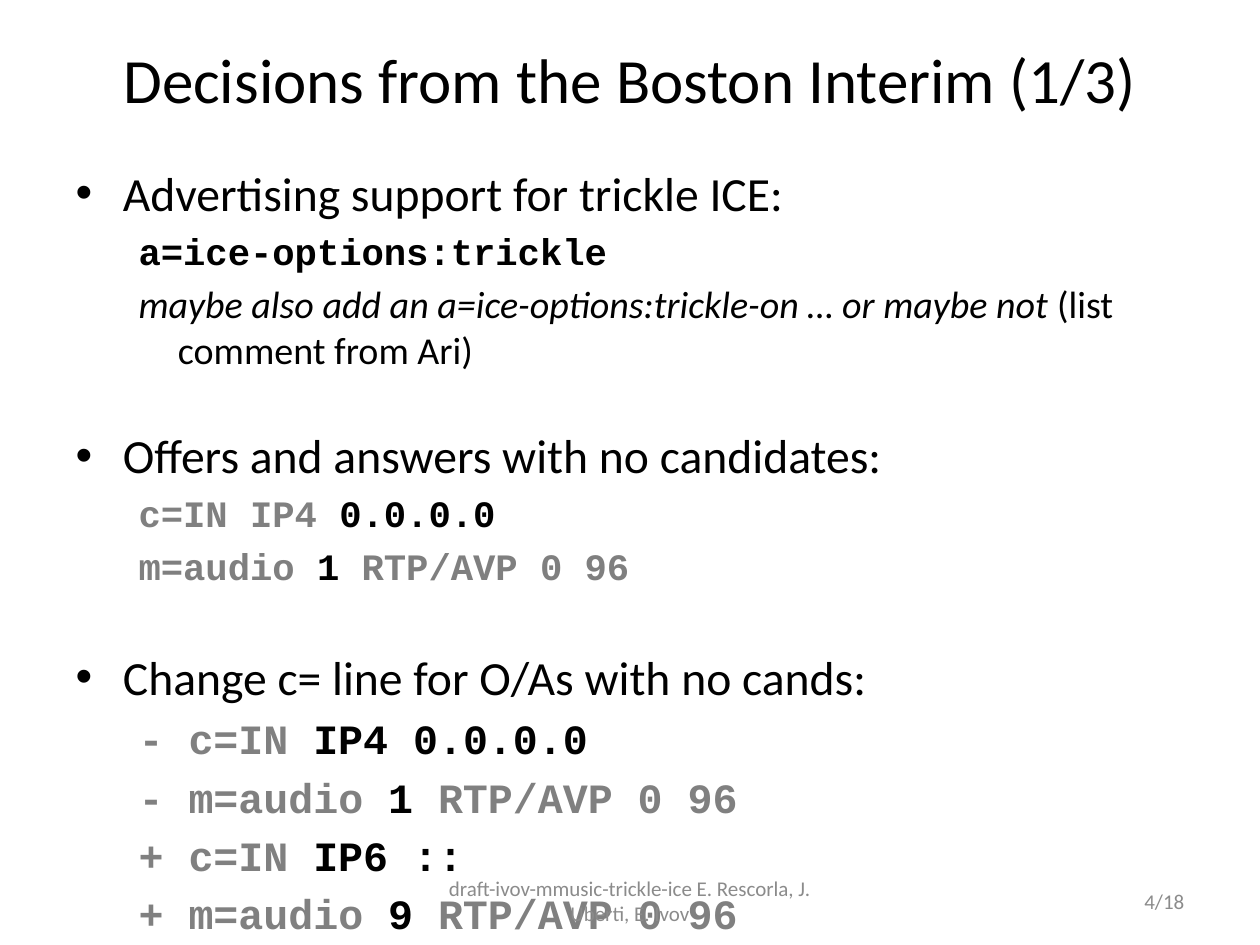
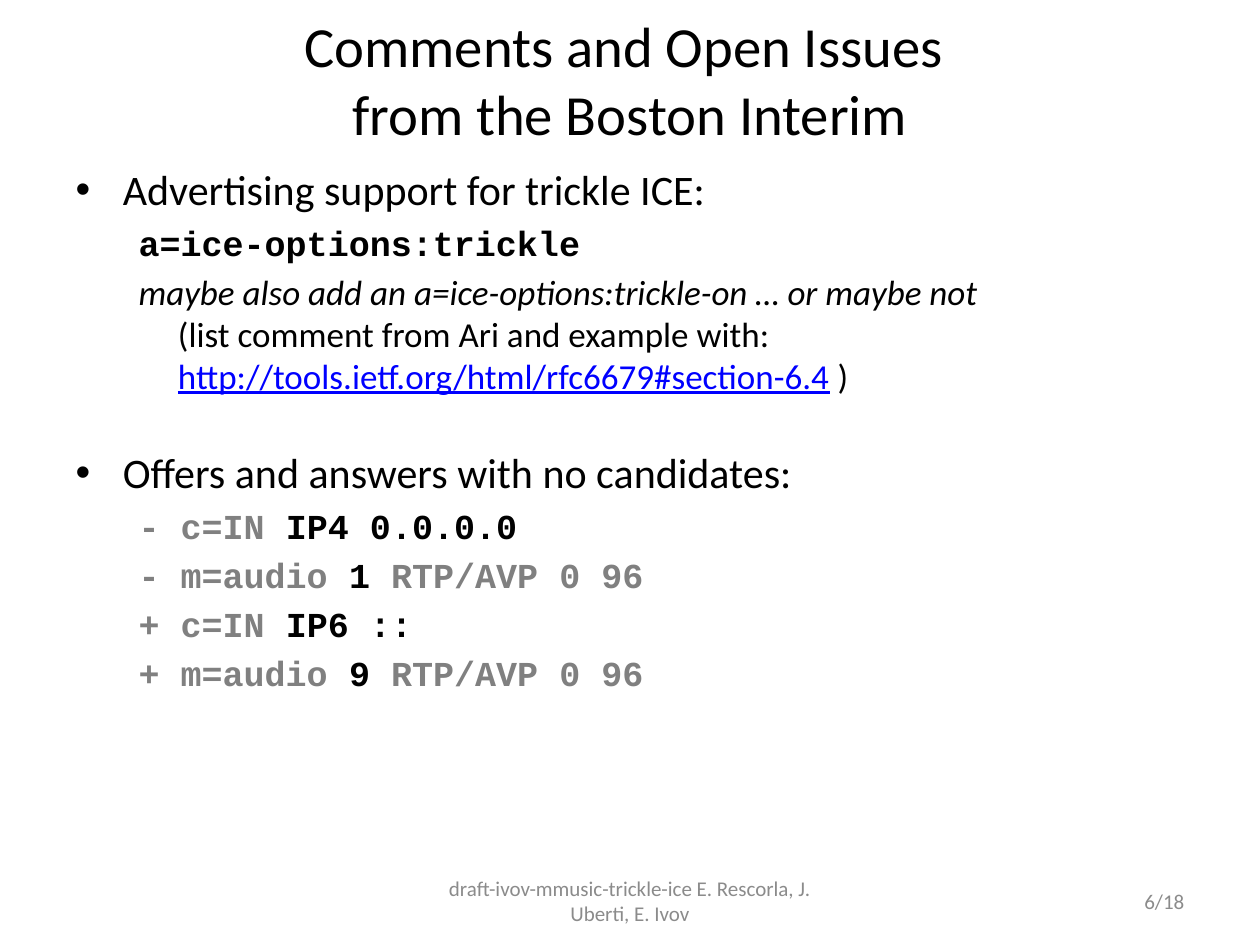
Before and after one commit to emcho/trickle-ice, a slide deck: slide 6 of slides/trickle-ice-iet86-orlando.pptx (slide 4 before the commit). Drawn at 1260x945 pixels with LibreOffice and Linux fonts; fonts in the diff are those of the drawing. Boxes give left, top, right and bottom in pixels: in the first picture for what was removed or moved away, otherwise in the second. Text is boxed around its words. In the diff, an @@ line names an element or a change of style, - is before the commit and + after.

```diff
--- a/slides/trickle-ice-iet86-orlando.pptx
+++ b/slides/trickle-ice-iet86-orlando.pptx
@@ title at (x1=304, y1=27, x2=943, y2=136): text changed; size 36 to 32.4 pt @@
-Decisions from the Boston Interim (1/3)
+Comments and Open Issues
+from the Boston Interim
@@ text at (x1=123, y1=175, x2=791, y2=687): size 27.2 to 24 pt in "Advertising support for trickle ICE:", "Offers and answers with no candidates:"; size 21.2 to 20 pt in "a=ice-options:trickle"; size 23.8 to 20 pt in "- c=IN IP4 0.0.0.0", "- m=audio 1 RTP/AVP 0 96", "+ c=IN IP6 ::", "+ m=audio 9 RTP/AVP 0 96" @@
@@ text at (x1=139, y1=280, x2=977, y2=395): text changed; size 21.8 to 20 pt; italic off @@
-  maybe also add an a=ice-options:trickle-on … or maybe not (list comment from Ari)
+  maybe also add an a=ice-options:trickle-on … or maybe not
+  (list comment from Ari and example with:
+  http://tools.ietf.org/html/rfc6679#section-6.4 )
@@ text at (x1=123, y1=502, x2=866, y2=704): paragraphs removed @@
-  c=IN IP4 0.0.0.0
-  m=audio 1 RTP/AVP 0 96
-• Change c= line for O/As with no cands:
@@ page number at (x1=1144, y1=894, x2=1184, y2=910): text changed @@
-4/18
+6/18
```
Also in this commit, not shown: 2 other slides changed, 3 slides removed, 1 other file.
